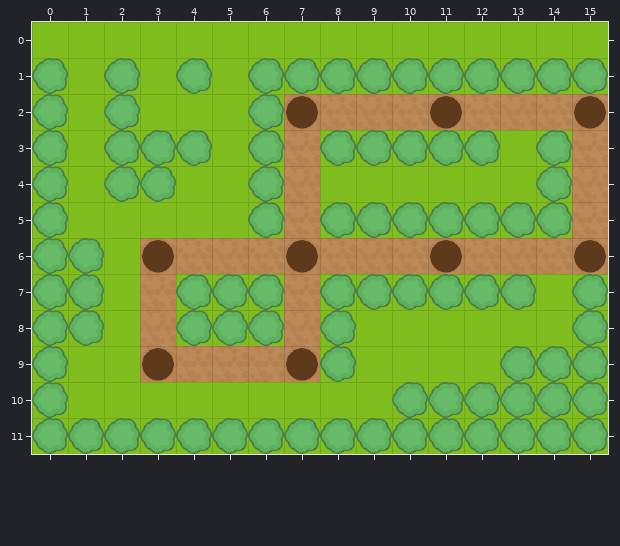
Tiled map -- src/mapas/buscaEmProfundidadeFase5.tmx. Above, as it was before the edit.
Cells are 50x50 px. Shown: x 0..15, y 0..11.
Once edited:
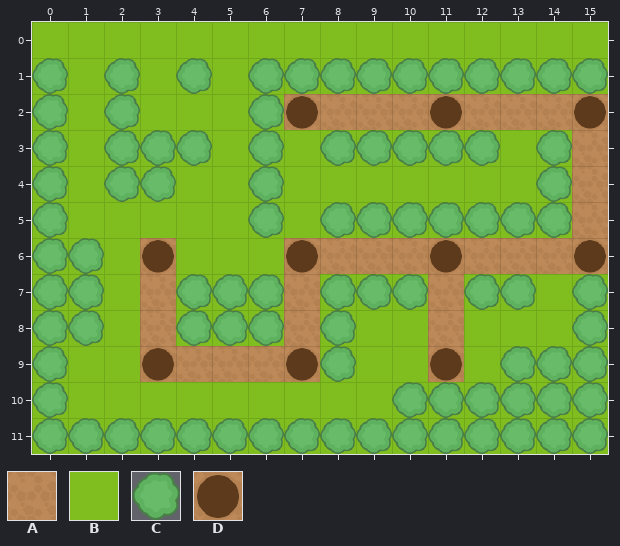
Key: from "recursos": A 0 "ferormonio", B 1 "grama", C 3 "arvorePequena", D 4 "formigueiro".
_ is an empty cell, . an unchanged one.
Commit: Finalização das fases da busca em profundidade
Diff:
--- layer "gramaCaminho"
@@ x 4..11 @@
- 3 ...A....
- 4 ...A....
- 5 ...A....
- 6 AAA.....
- 7 .......B
- 8 .......B
- 9 .......B
+ 3 ...B....
+ 4 ...B....
+ 5 ...B....
+ 6 BBB.....
+ 7 .......A
+ 8 .......A
+ 9 ......._
--- layer "formigueiro"
@@ x 11..11 @@
- 9 _
+ 9 D
--- layer "arvores"
@@ x 11..11 @@
- 7 C
+ 7 _
Boxes around the changes in both pictures, in picture pixels (x1, y1, x2, y2):
changed: (176, 130, 320, 274)
changed: (428, 274, 464, 382)
